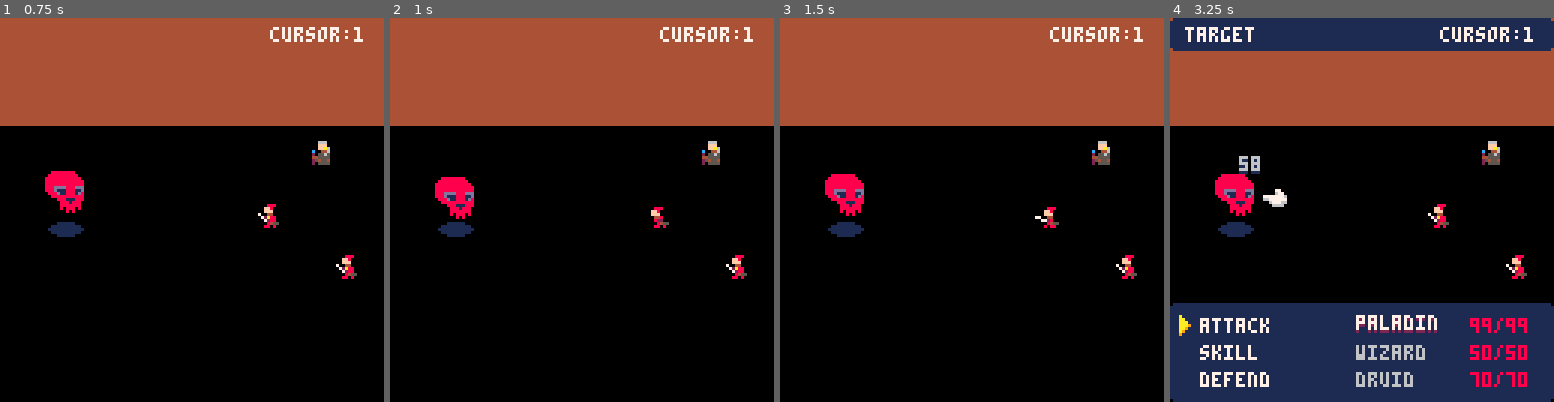
Above: before the commit, frames 1-4 (left to right).
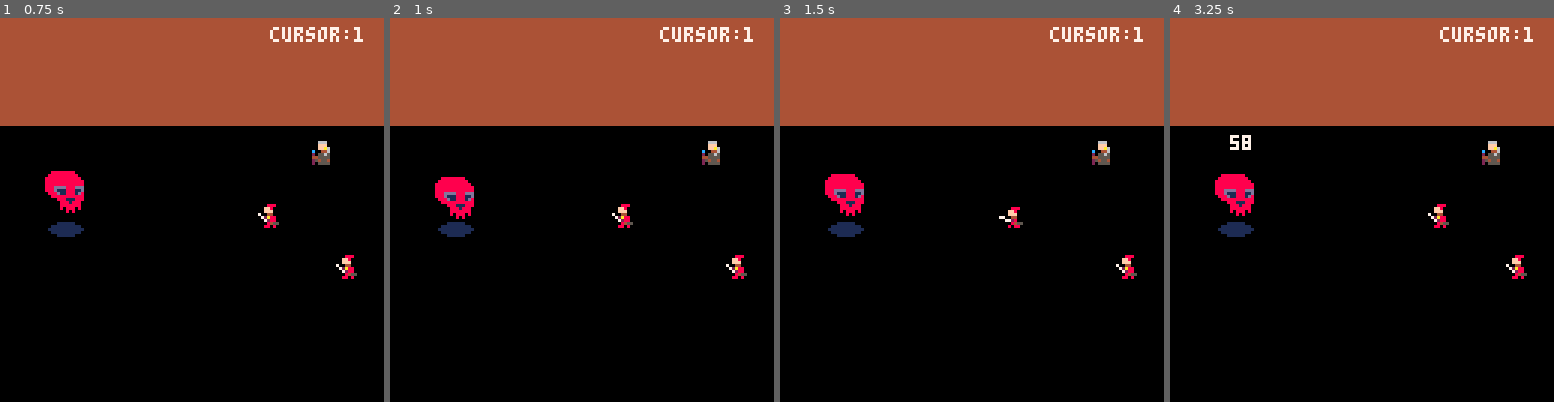
Above: after the commit, the same moments.

Repository: DevonOrxi/pico-rpg
Game: PICO-8 cartridge rpg.p8
Same seed, same stepped clock (60 frames per second), same inputs: the game is played once before the commit and once after it.
Inputs:
- Up to frame 1 (0.75 s): tap O (Z key) at 0.33, 0.7 s
- Up to frame 2 (1 s): no input
- Up to frame 3 (1.5 s): tap X (X key) at 1.07 s; tap O (Z key) at 1.43 s
- Up to frame 4 (3.25 s): tap X (X key) every 0.33 s from 2.07 to 3.07 s; tap O (Z key) at 2.22, 3.1 s; hold Down 2.42-2.82 s

Frame 1 is identical in both runs. In frame 2, 0.3% of the frame differs, in the area x 57-73%, y 48-55%; in frame 3, 0.3%; in frame 4, 34%, in the area x 0-100%, y 0-100%.

Commit message:
Battle animations

Diff:
--- a/rpg.p8
+++ b/rpg.p8
@@ -70,6 +70,8 @@
 	staff_atk = { 194, 195, 196, 197 }
 }
 
+battle_fx = {}
+
 --actor-groups
 players = {}
 enemies = {}
@@ -87,7 +89,8 @@
 			idle = { 1 },
 			prep_atk = { 2 },
 			attack = { 2, 3, 5 }
-		}
+		},
+		attack_fx = fx.sword_atk
 	},
 
 	wizard = {
@@ -104,7 +107,8 @@
 			idle = { 17 },
 			prep_atk = { 19 },
 			attack = { 18 }
-		}
+		},
+		attack_fx = fx.staff_atk
 	},
 
 	druid = {
@@ -194,24 +198,28 @@
 end
 
 function task_attack(attacker, target)
-  return new_task {
-    on_start = function(self)
-      await(0.15)
-
-      start_actor_anim(attacker, "prep_atk")
-      await(0.25)
-
-      start_actor_anim(attacker, "attack", false)
-
-	  --add_fx()
-      await(0.40)
-
-      add_damage_counter(target)
-
-      start_actor_anim(attacker, "idle")
-      await(0.30)
-    end
-  }
+	return new_task {
+		on_start = function(self)
+			await(0.15)
+
+			local ox, oy = attacker.x, attacker.y
+			lerp_char_pos(attacker, ox - 12, oy, 0.12)
+			await(0.15)
+
+			start_actor_anim(attacker, "attack", false)
+
+			await(0.15)
+			add_fx(attacker.attack_fx, target)
+			await(0.25)
+
+			add_damage_counter(target, "58")
+
+			await(0.15)
+			start_actor_anim(attacker, "idle")
+			lerp_char_pos(attacker, ox, oy, 0.12)
+			await(0.30)
+		end
+	}
 end
 
 function taskmgr.add(t)
@@ -358,8 +366,7 @@
 		},
 		{
 			inputs = {
-				{ type = "command", input = 2 },
-				{ type = "skill_sel", input = 1 },
+				{ type = "command", input = 1 },
 				{ type = "target", input = 1 }
 			}
 		}
@@ -585,7 +592,7 @@
 	if nav_table_pointer == "command" then
 		return #char.skillset
 	elseif nav_table_pointer == "skill_sel" then
-		-- TODO: tamanyo real del meni de skills del comando elegido
+		-- TODO: tamanyo real del menu de skills del comando elegido
 		return 1
 	elseif nav_table_pointer == "target" then
 		return get_target_count()
@@ -595,7 +602,23 @@
 end
 
 -- ===== execution =====
-function add_damage_counter(target)
+function add_fx(f, target)
+	local anchor = get_char_fx_pos(target)
+	if anchor then
+		local final_x = anchor.x + target.x - 4
+		local final_y = anchor.y + target.y - 4
+
+		add(
+			battle_fx, {
+				x = final_x,
+				y = final_y,
+				frames = f
+			}
+		)
+	end
+end
+
+function add_damage_counter(target, dmg_txt)
 	local anchor = get_char_fx_pos(target)
 	if anchor then
 		local final_x = anchor.x + target.x - (2 * 3 + 1) / 2
@@ -603,7 +626,7 @@
 
 		add(
 			dmg_counters, {
-				text = "58",
+				text = dmg_txt or "99",
 				x = final_x,
 				y = final_y,
 				color_fg = 7,
